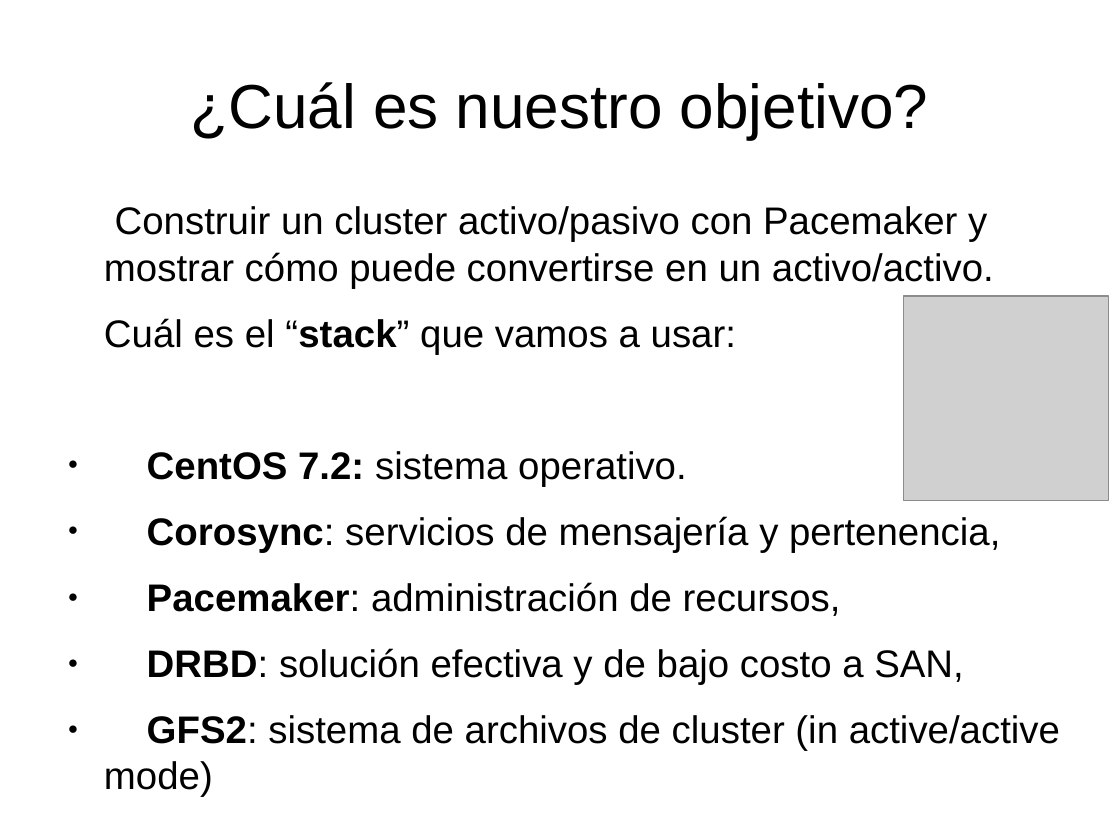
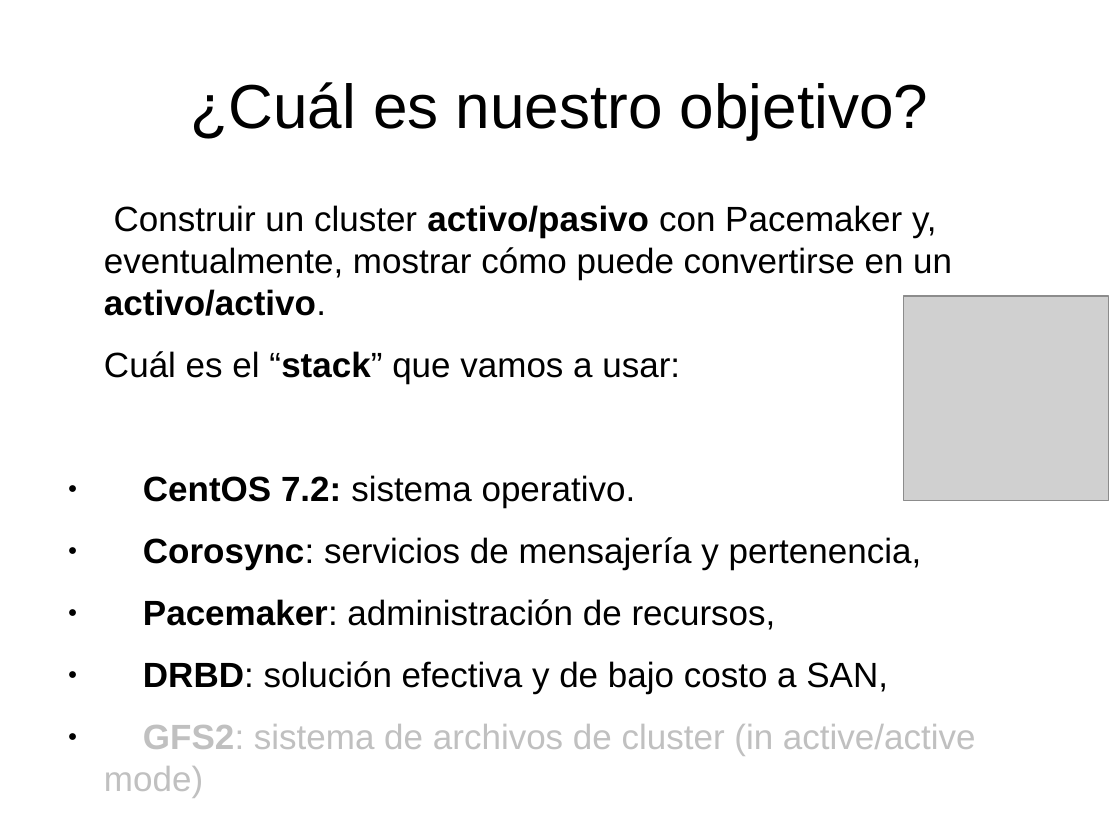
Before and after one commit to niniadcobre/asa, a slide deck: slide 4 of clases/cluster.odp (slide 5 before the commit). Drawn at 1120x840 pixels with LibreOffice and Linux fonts; fonts in the diff are those of the drawing; grey boxes stand for pictures. Boxes give left, top, right and bottom in pixels: in the first picture for what was removed or moved away, otherwise in the second. Text is boxed around its words. In the diff, an @@ line names an element or a change of style, - is before the commit and + after.

```diff
--- a/clases/cluster.odp
+++ b/clases/cluster.odp
@@ text at (x1=104, y1=205, x2=952, y2=316): text changed; size 27.2 to 24.8 pt @@
-Construir un cluster activo/pasivo con Pacemaker y mostrar cómo puede convertirse en un activo/activo.
+Construir un cluster activo/pasivo con Pacemaker y, eventualmente, mostrar cómo puede convertirse en un activo/activo.
@@ text at (x1=104, y1=351, x2=976, y2=798): size 27.2 to 24.8 pt in "Cuál es el “stack” que vamos a ...", "CentOS 7.2: sistema operativo.", "Corosync: servicios de mensajería y pertenencia,", "Pacemaker: administración de recursos," and 2 more places; text colour #000000 to #C0C0C0 in "GFS2: sistema de archivos de cluster (in ..." @@
```
Also in this commit, not shown: 9 other slides changed, 1 slide added, 2 slides removed, 4 other files.
